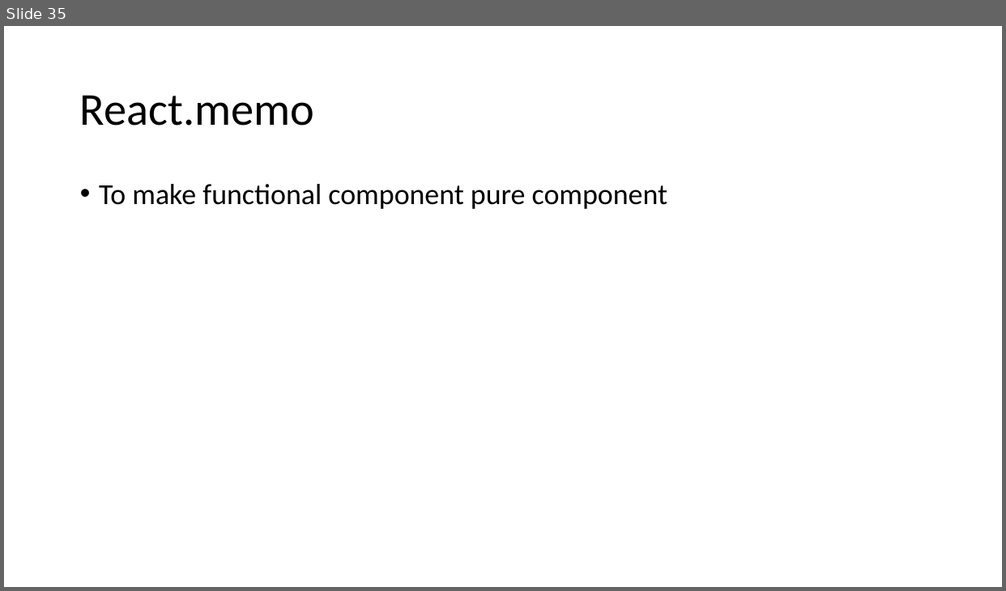
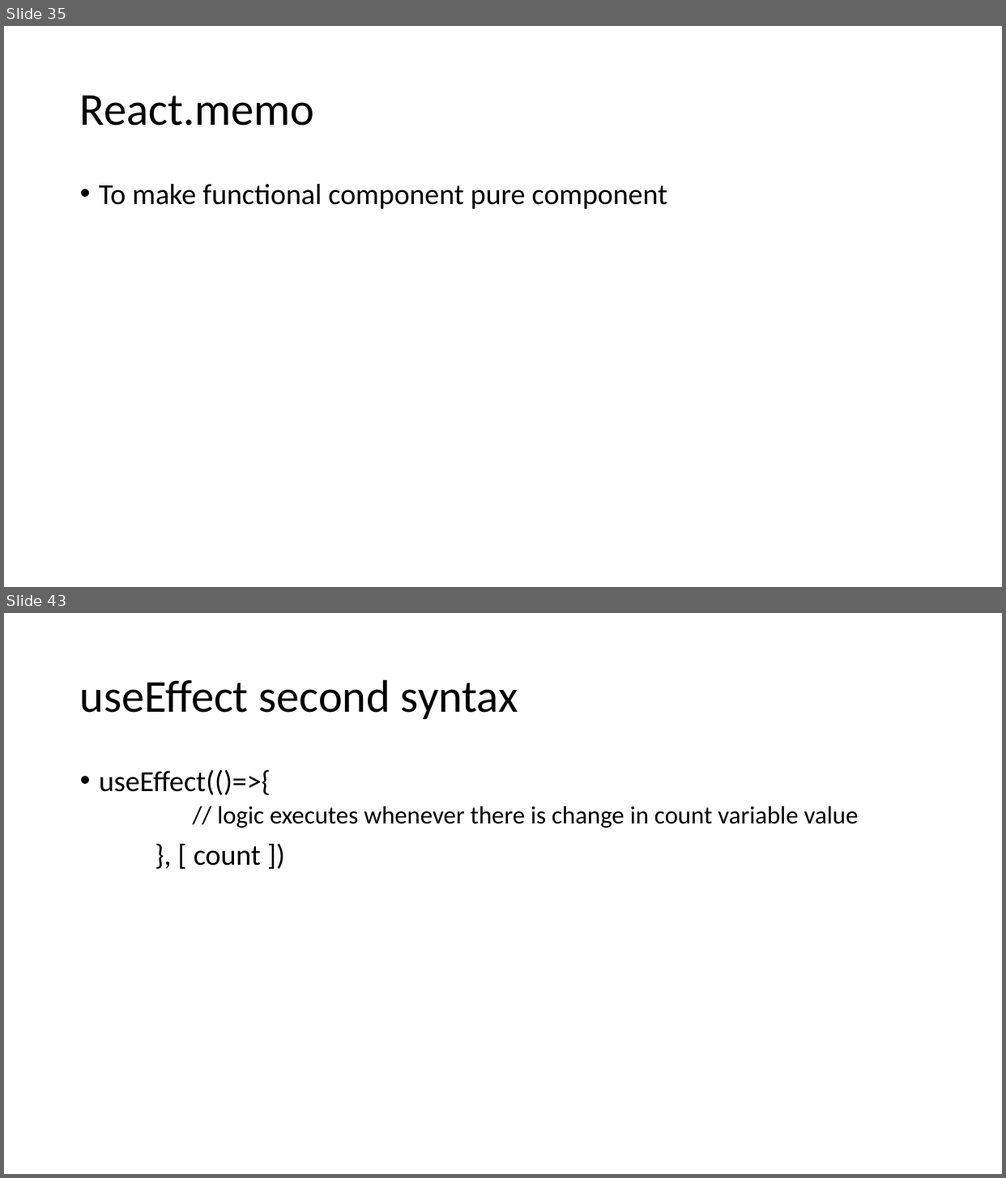
Before and after one commit to Chandan-TY/online-react-js, a slide deck: React JS Workings.pptx. Shown one above the other, each under a label of ours: slide 35 before the commit, slides 35 and 43 after it; the slides between them are not shown. The pictures are 1006x591 and 1006x1178 pixels, drawn with LibreOffice and Linux fonts; fonts in the diff are those of the drawing. Boxes give left, top, right and bottom in pixels: in the first picture for what was removed or moved away, otherwise in the second. Text is boxed around its words. In the diff, an @@ line names an element or a change of style, - is before the commit and + after.

```diff
--- a/React JS Workings.pptx
+++ b/React JS Workings.pptx
@@ slide 43 added at (x1=4, y1=613, x2=1002, y2=1174), background #FFFFFF @@
@@ title added at (x1=80, y1=679, x2=518, y2=719), 44 pt, text #000000 @@
+useEffect second syntax
@@ text added at (x1=99, y1=770, x2=859, y2=866), 24 pt, text #000000 @@
+• useEffect(()=>{
+  // logic executes whenever there is change in count variable value
+}, [ count ])
```
Also in this commit, not shown: 10 other slides added.
